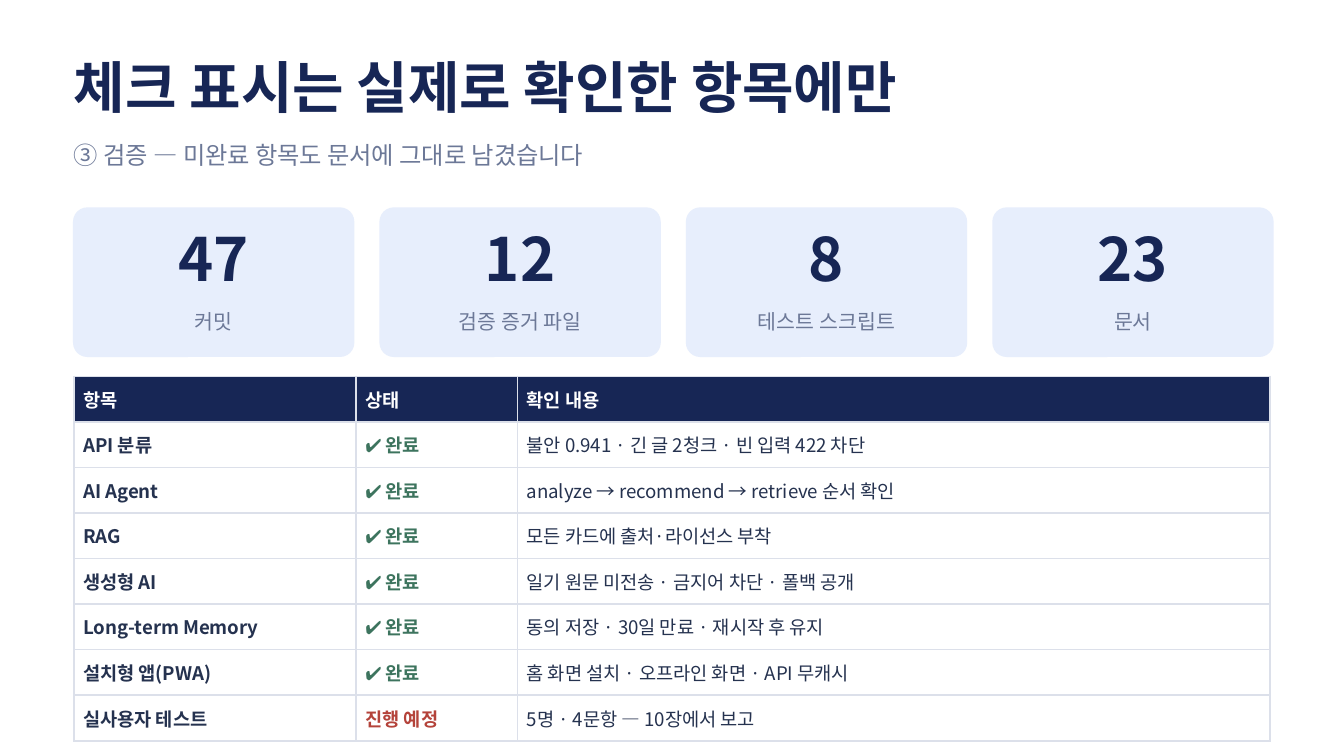
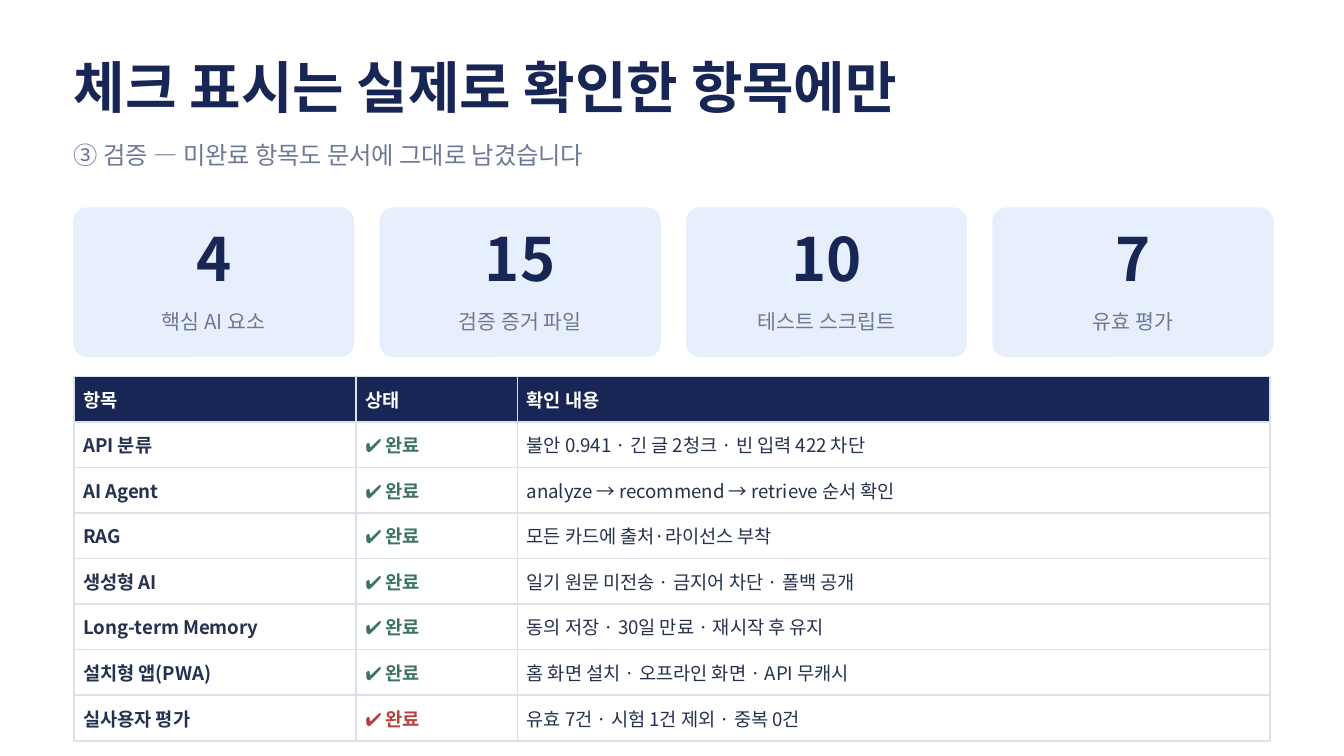
Before and after one commit to codyssey-seungmin/M2-1, a slide deck: slide 9 of docs/presentation.pptx. Drawn at 1344x756 pixels with LibreOffice and Linux fonts; fonts in the diff are those of the drawing. Boxes give left, top, right and bottom in pixels: in the first picture for what was removed or moved away, otherwise in the second. Text is boxed around its words. In the diff, an @@ line names an element or a change of style, - is before the commit and + after.

```diff
--- a/docs/presentation.pptx
+++ b/docs/presentation.pptx
@@ text at box(196, 236, 231, 281): text changed @@
-47
+4
@@ text at box(485, 236, 555, 282): text changed @@
-12
+15
@@ text at box(791, 236, 861, 282): text changed @@
-8
+10
@@ text at box(1115, 236, 1150, 281): text changed @@
-23
+7
@@ text at box(162, 312, 266, 331): text changed @@
-커밋
+핵심 AI 요소
@@ text at box(1093, 312, 1173, 331): text changed @@
-문서
+유효 평가
@@ table at box(74, 376, 1270, 732) @@
-row 8: 실사용자 테스트 | 진행 예정 | 5명 · 4문항 — 10장에서 보고
+row 8: 실사용자 평가 | ✔ 완료 | 유효 7건 · 시험 1건 제외 · 중복 0건
```
Also in this commit, not shown: 9 other slides changed, 2 other files.
